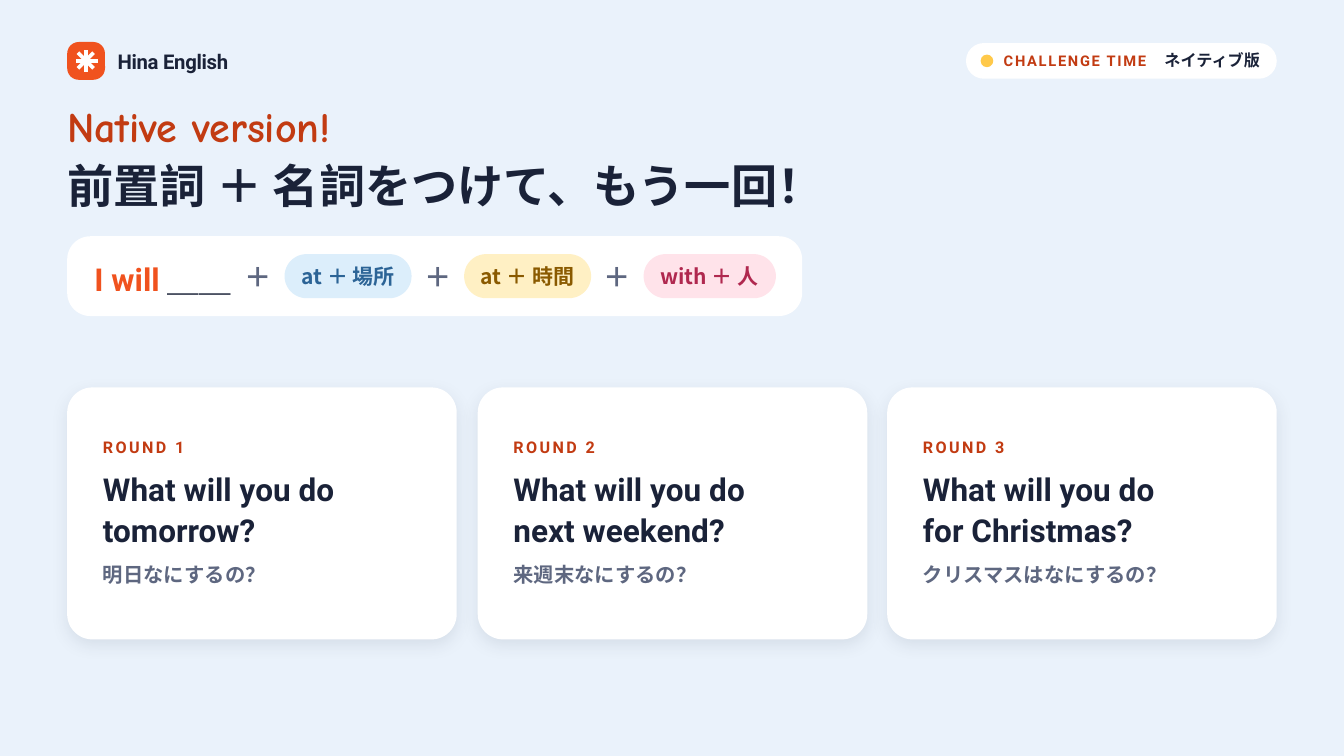
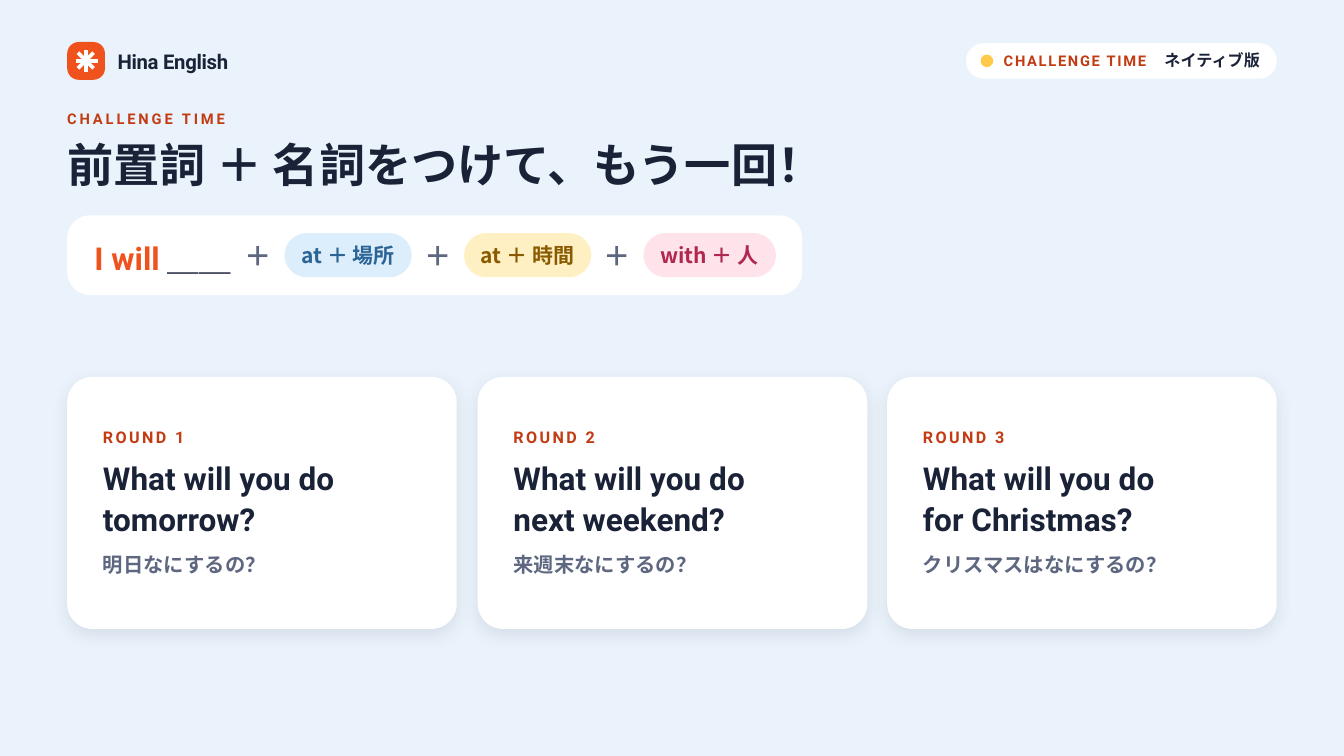
Before and after one commit to hinakajisaki-dev/hina-english, a slide deck: slide 10 of live/scott-will-can/scott-will-can.pptx (slide 9 before the commit). Drawn at 1344x756 pixels with LibreOffice and Linux fonts; fonts in the diff are those of the drawing. Boxes give left, top, right and bottom in pixels: in the first picture for what was removed or moved away, otherwise in the second. Text is boxed around its words. In the diff, an @@ line names an element or a change of style, - is before the commit and + after.

```diff
--- a/live/scott-will-can/scott-will-can.pptx
+++ b/live/scott-will-can/scott-will-can.pptx
@@ text at (67,113,225,124): text changed; size 30 to 10.5 pt; font Comic Neue to Roboto @@
-Native version!
+CHALLENGE TIME
@@ 8 texts, 4 rounded rectangles: place and size @@
-8 texts, 4 rounded rectangles at (67,163,824,316)
+8 texts, 4 rounded rectangles at (67,142,824,295)
@@ 12 texts, 3 rounded rectangles: place and size @@
-12 texts, 3 rounded rectangles at (68,387,1276,639)
+12 texts, 3 rounded rectangles at (68,377,1276,629)
```
Also in this commit, not shown: 6 other slides changed, 1 slide added, 8 other files.
